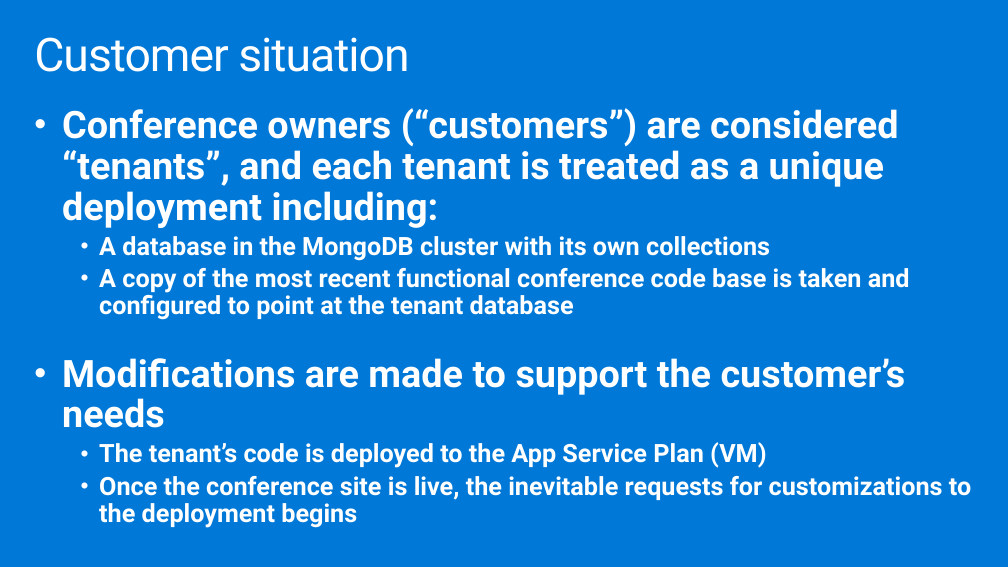
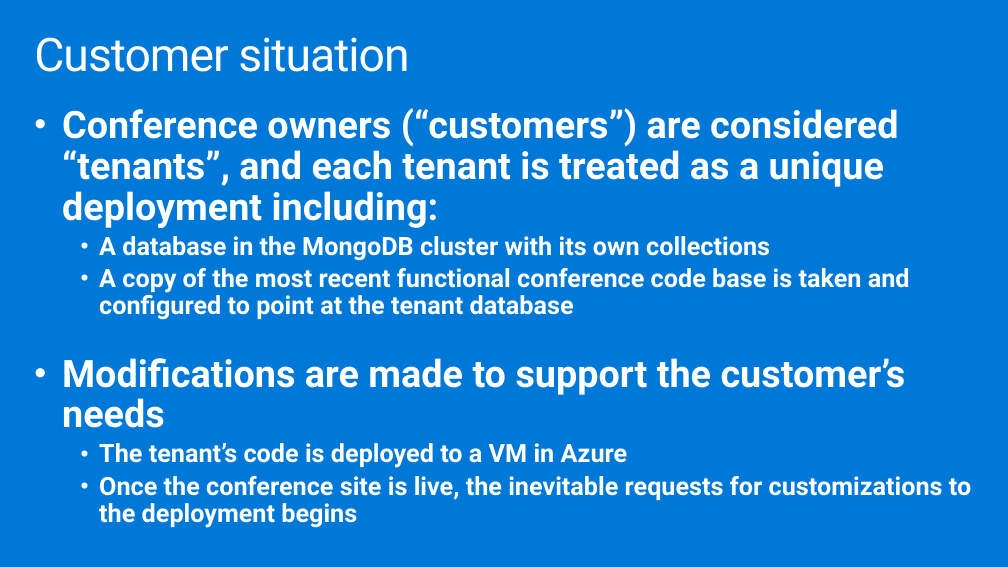
Before and after one commit to yaoshixin007/MCW-Containers-and-DevOps, a slide deck: slide 8 of Whiteboard design session/WDS trainer presentation - Containers and DevOps.pptx. Drawn at 1008x567 pixels with LibreOffice and Linux fonts; fonts in the diff are those of the drawing. Boxes give left, top, right and bottom in pixels: in the first picture for what was removed or moved away, otherwise in the second. Text is boxed around its words. In the diff, an @@ line names an element or a change of style, - is before the commit and + after.

Commit message:
Changed initial web app hosting to VMs in Azure

```diff
--- a/Whiteboard design session/WDS trainer presentation - Containers and DevOps.pptx
+++ b/Whiteboard design session/WDS trainer presentation - Containers and DevOps.pptx
@@ text at box(99, 443, 628, 468): text changed @@
-    • The tenant’s code is deployed to the App Service Plan (VM)
+    • The tenant’s code is deployed to a VM in Azure
```
Also in this commit, not shown: 1 other slide changed, 2 other files.
